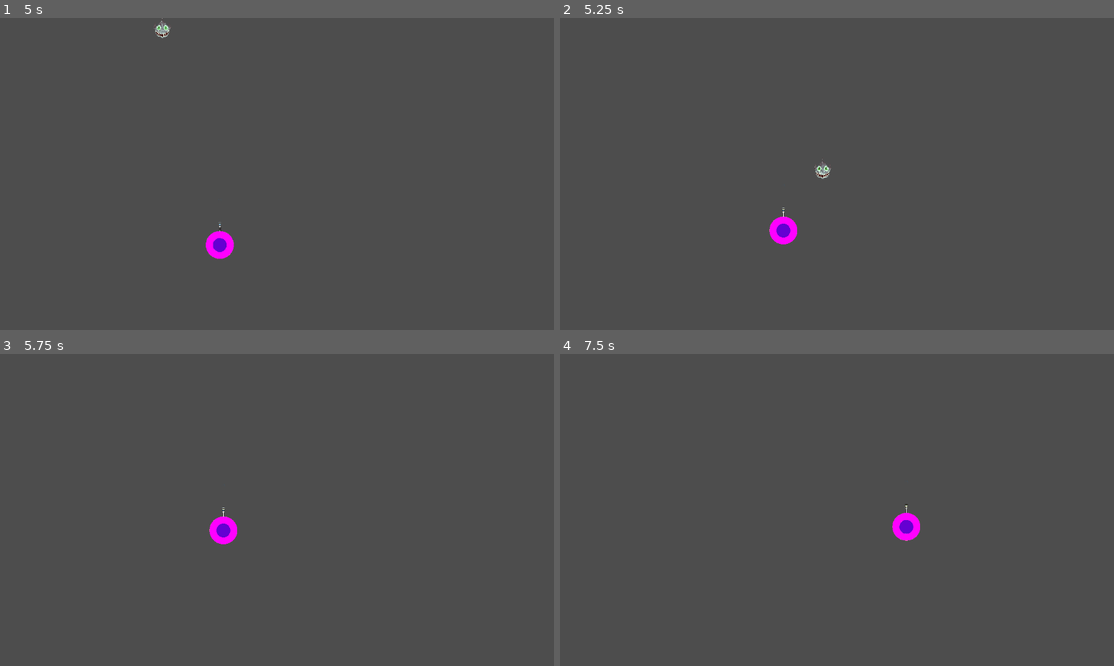
Above: before the commit, frames 1-4 (two rows, left to right).
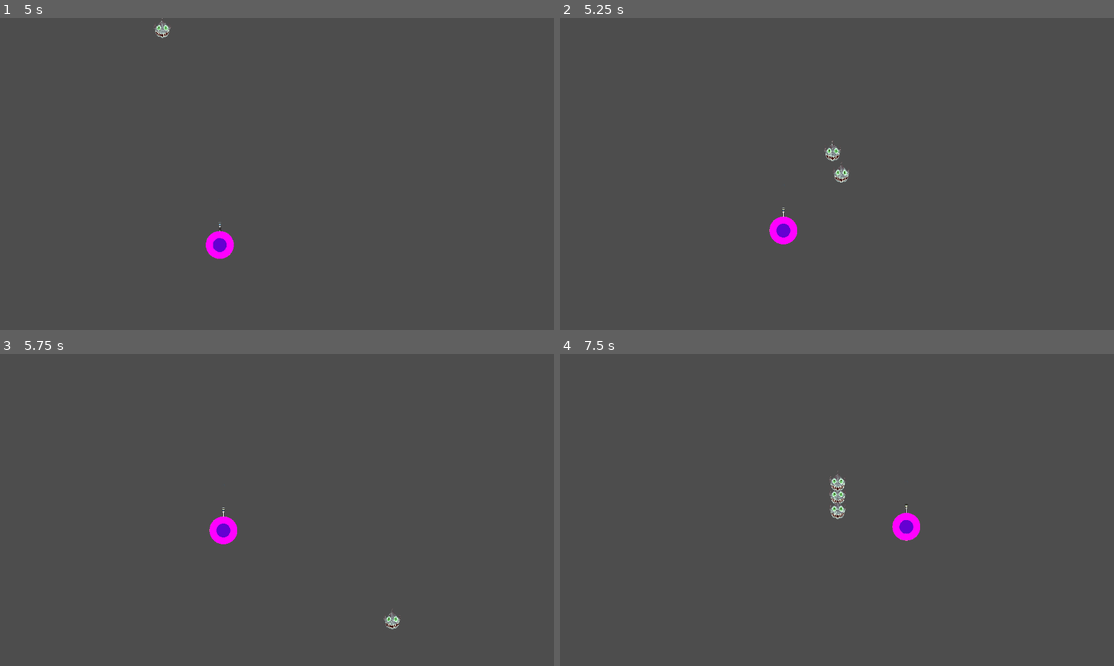
Above: after the commit, the same moments.

Repository: LynnWilsonArt/aliens
Game: Godot game, scene res://main/main.tscn
The game is run twice, just before and just after one commit, with the same random seed, the same clock (stepped at 60 frames per second) and the same inputs.
Inputs:
- Up to frame 1 (5 s): hold Space (shoot) 0.53-1.28 s; hold Up (up) 0.53-2.03 s; tap Space (shoot) at 1.35, 2.85, 4.35 s; hold Space (shoot) 2.03-2.78 s; hold Left (left) 2.03-3.53 s; hold Down (down) 3.53-4.28 s; hold Space (shoot) 3.53-4.28 s; hold Right (right) from 4.28 s (still down)
- Up to frame 2 (5.25 s): release Right (right) at 5.03 s; hold Up (up) from 5.03 s (still down); hold Space (shoot) from 5.03 s (still down)
- Up to frame 3 (5.75 s): keep holding Up (up); keep holding Space (shoot)
- Up to frame 4 (7.5 s): release Up (up) at 5.78 s; release Space (shoot) at 5.78 s; hold Right (right) from 5.78 s (still down); tap Space (shoot) at 5.85, 7.35 s; hold Space (shoot) 6.53-7.28 s

Frame 1 is identical in both runs. In frame 2, 0.3% of the frame differs, in the area x 45-53%, y 39-53%; in frame 3, 0.1%; in frame 4, 0.3%.

Commit message:
Implemented level change
completed level change code in main.gd

Diff:
--- a/main/main.gd
+++ b/main/main.gd
@@ -5,8 +5,10 @@
 var enemy = preload("res://scenes/enemy/enemy.tscn")
 var number_enemies = Global.number_enemies
 var current_level = 1
+const  MAIN_NODE = 1
 
 func _ready():
+
 	# Connect signal
 	Global.enemy_died.connect(on_enemy_died)
 	spawn_enemies()
@@ -18,24 +20,29 @@
 		add_child(e)
 
 
+
+
 func on_enemy_died() -> void:
+	# The number of enemies will include the main node
+	# everything must take into account the extra node
+	var enemies = get_tree().get_nodes_in_group("enemies")
+	print(enemies)
+	print(enemies.size())
 
-	number_enemies -= 1
-	print("enemy")
-	print(number_enemies)
 
-	if number_enemies == 0:
+
+	if enemies.size() -2 == 0:
 		current_level +=1
 		level_up()
 
 func level_up():
 	if current_level == 2:
-		print("level")
-		print(current_level)
-		number_enemies = 2
+		print("moved to level 2")
+		number_enemies = 2 + MAIN_NODE # enemies group will include the main node
 		spawn_enemies()
 	if current_level == 3:
-		print("level")
-		print(current_level)
-		number_enemies =3
+		print("moved to level 3")
+		number_enemies =3 + MAIN_NODE # enemies group will include the main node
 		spawn_enemies()
+	if current_level == 4:
+		print("END OF GAME")
--- a/scenes/laser/laser.tscn
+++ b/scenes/laser/laser.tscn
@@ -7,7 +7,7 @@
 radius = 2.0
 height = 64.0
 
-[node name="Laser" type="Area2D" groups=["enemies"]]
+[node name="Laser" type="Area2D"]
 script = ExtResource("1_gaj71")
 
 [node name="Sprite2D" type="Sprite2D" parent="."]
